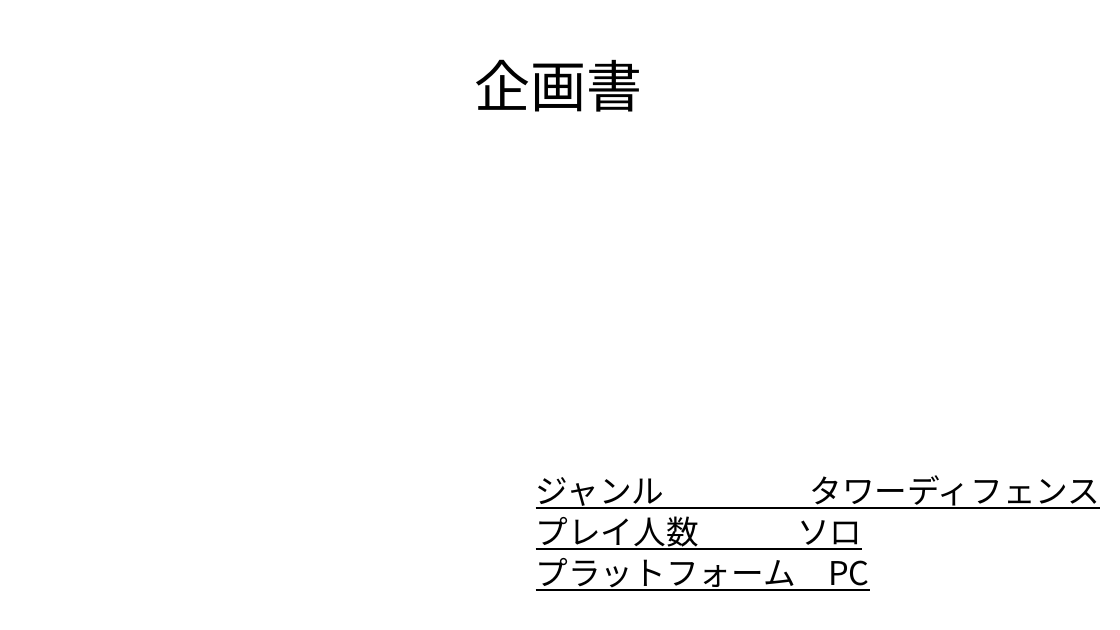
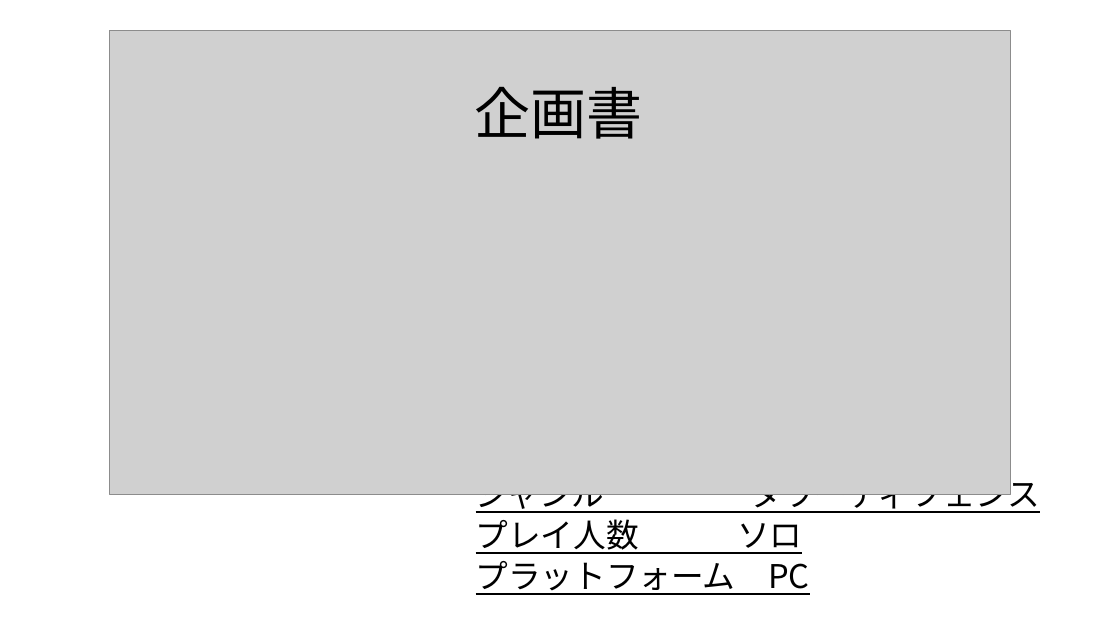
Before and after one commit to sayudesu/ToD, a slide deck: slide 1 of _Proposal/TowerOfDefense.pptx. Drawn at 1120x630 pixels with LibreOffice and Linux fonts; fonts in the diff are those of the drawing; grey boxes stand for pictures; background and template pictures are left out. Boxes give left, top, right and bottom in pixels: in the first picture for what was removed or moved away, otherwise in the second. Text is boxed around its words. In the diff, an @@ line names an element or a change of style, - is before the commit and + after.

Commit message:
企画書の変更

```diff
--- a/_Proposal/TowerOfDefense.pptx
+++ b/_Proposal/TowerOfDefense.pptx
@@ picture added at <box>110,31,1011,495</box> @@
@@ text "企画書": place and size @@
-text "企画書" at <box>475,59,643,112</box>
+text "企画書" at <box>475,87,643,139</box>
@@ 3 texts: place and size @@
-3 texts at <box>536,475,1101,591</box>
+3 texts at <box>476,473,1041,595</box>
```
Also in this commit, not shown: 4 other slides changed, 4 slides added, 1 other file.
